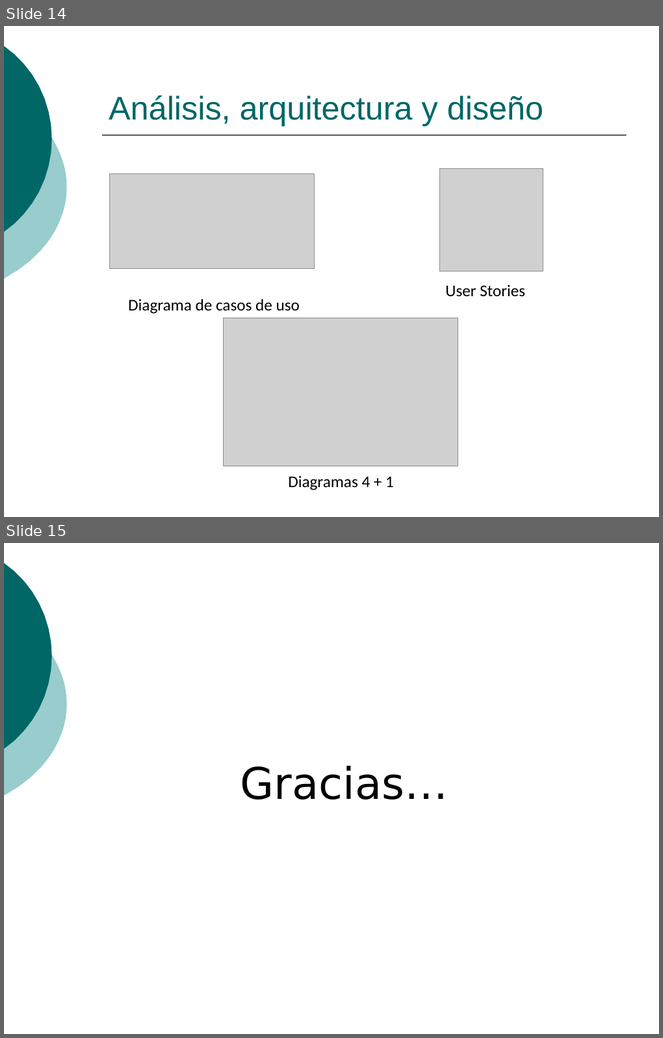
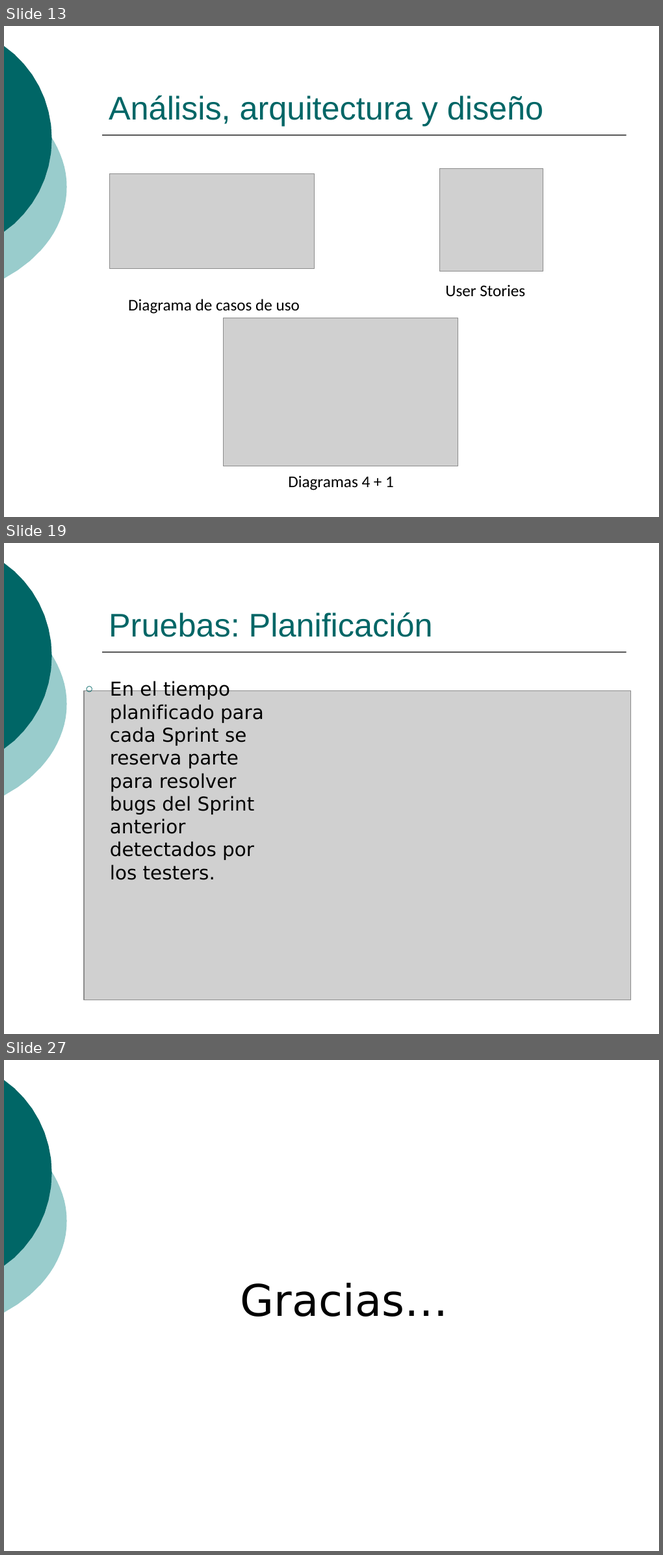
Before and after one commit to ingevy/taller-desarrollo-proyectos-ii-2do-2010, a slide deck: doc/presentaciones/Presentación inicial.ppt. Shown one above the other, each under a label of ours: slides 14 and 15 before the commit, slides 13, 19 and 27 after it; the slides between them are not shown. The pictures are 663x1038 and 663x1555 pixels, drawn with LibreOffice and Linux fonts; fonts in the diff are those of the drawing; grey boxes stand for pictures. Boxes give left, top, right and bottom in pixels: in the first picture for what was removed or moved away, otherwise in the second. Text is boxed around its words. In the diff, an @@ line names an element or a change of style, - is before the commit and + after.

```diff
--- a/doc/presentaciones/Presentación inicial.ppt
+++ b/doc/presentaciones/Presentación inicial.ppt
@@ slide 19 added at (4, 543, 659, 1034), background #FFFFFF; not listed: 3 template elements that a slide beside it also shows @@
@@ title added at (109, 613, 433, 637), 36 pt, text #006666 @@
+Pruebas: Planificación
@@ picture added at (84, 691, 631, 1001) @@
@@ text added at (110, 681, 264, 880), 21 pt, text #000000 @@
+○ En el tiempo planificado para cada Sprint se reserva parte para resolver bugs del Sprint anterior detectados por los testers.
@@ what was slide 14 is now slide 13 @@
@@ what was slide 15 is now slide 27 @@
```
Also in this commit, not shown: 5 slides changed, 13 other slides added, 2 slides removed.
